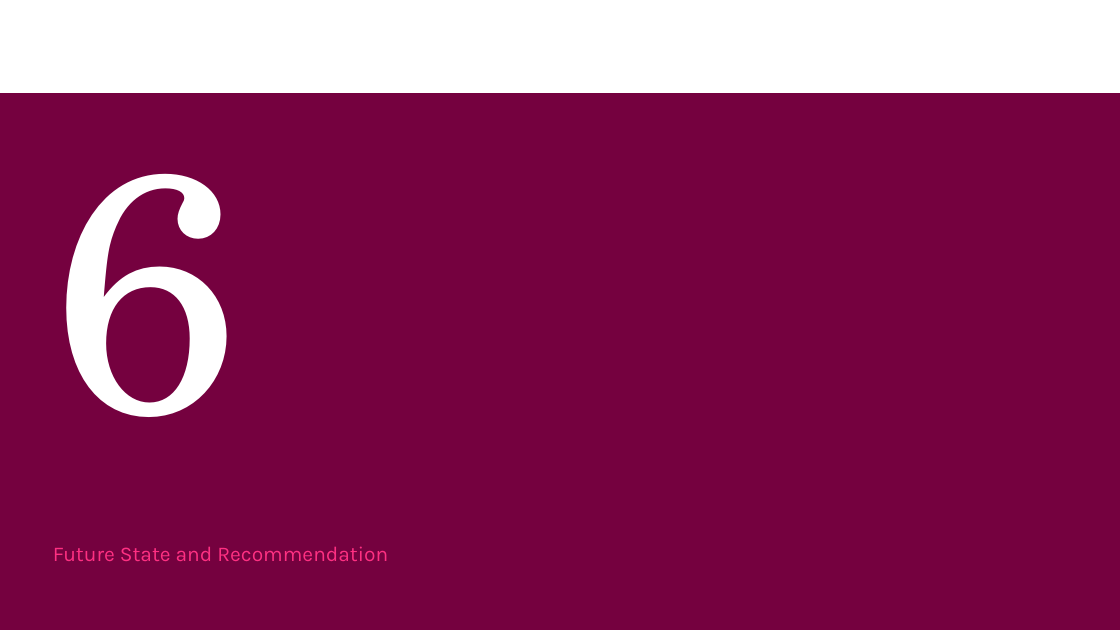
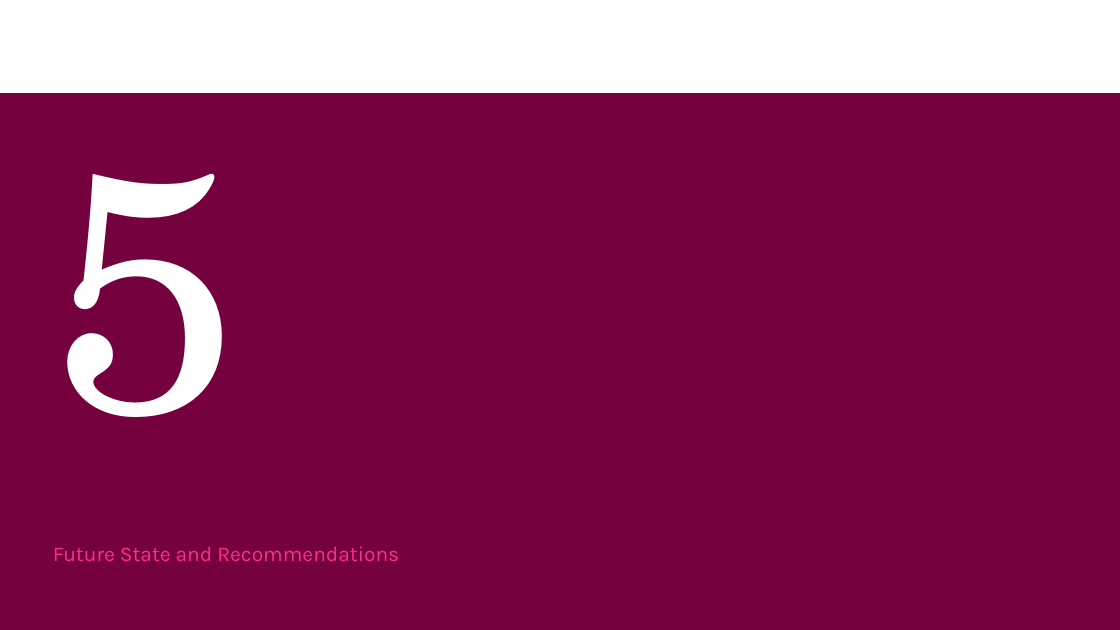
Before and after one commit to orlandojmarin/nyc-taxi-capstone, a slide deck: slide 19 of docs/TEST_Capstone_Presentation.pptx (slide 24 before the commit). Drawn at 1120x630 pixels with LibreOffice and Linux fonts; fonts in the diff are those of the drawing. Boxes give left, top, right and bottom in pixels: in the first picture for what was removed or moved away, otherwise in the second. Text is boxed around its words. In the diff, an @@ line names an element or a change of style, - is before the commit and + after.

```diff
--- a/docs/TEST_Capstone_Presentation.pptx
+++ b/docs/TEST_Capstone_Presentation.pptx
@@ title at (x1=52, y1=77, x2=240, y2=417): text changed @@
-6
+5
@@ subtitle at (x1=53, y1=546, x2=399, y2=561): text changed @@
-Future State and Recommendation
+Future State and Recommendations
```
Also in this commit, not shown: 12 other slides changed, 6 slides added, 19 slides removed, 2 other files.
